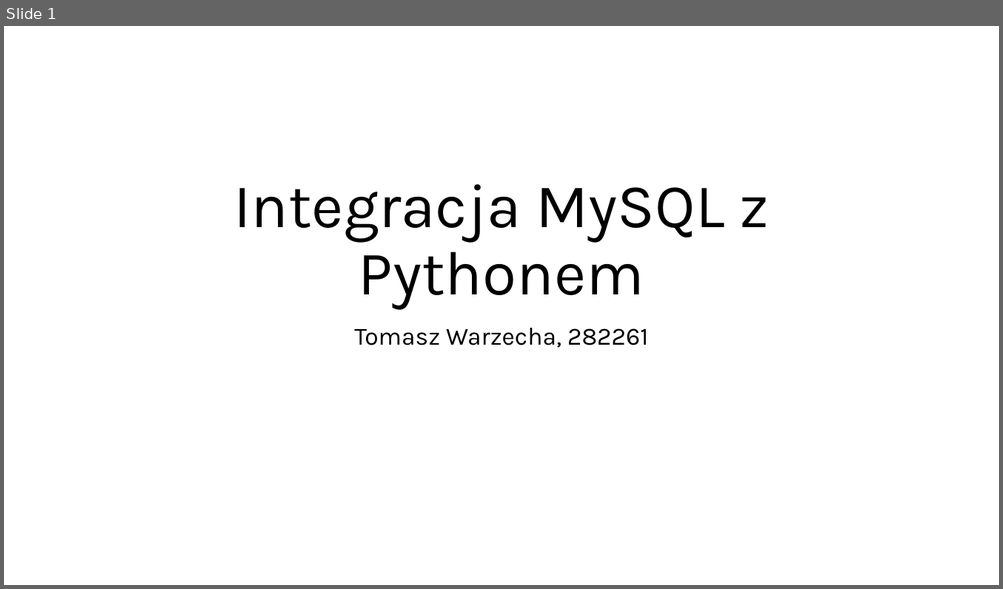
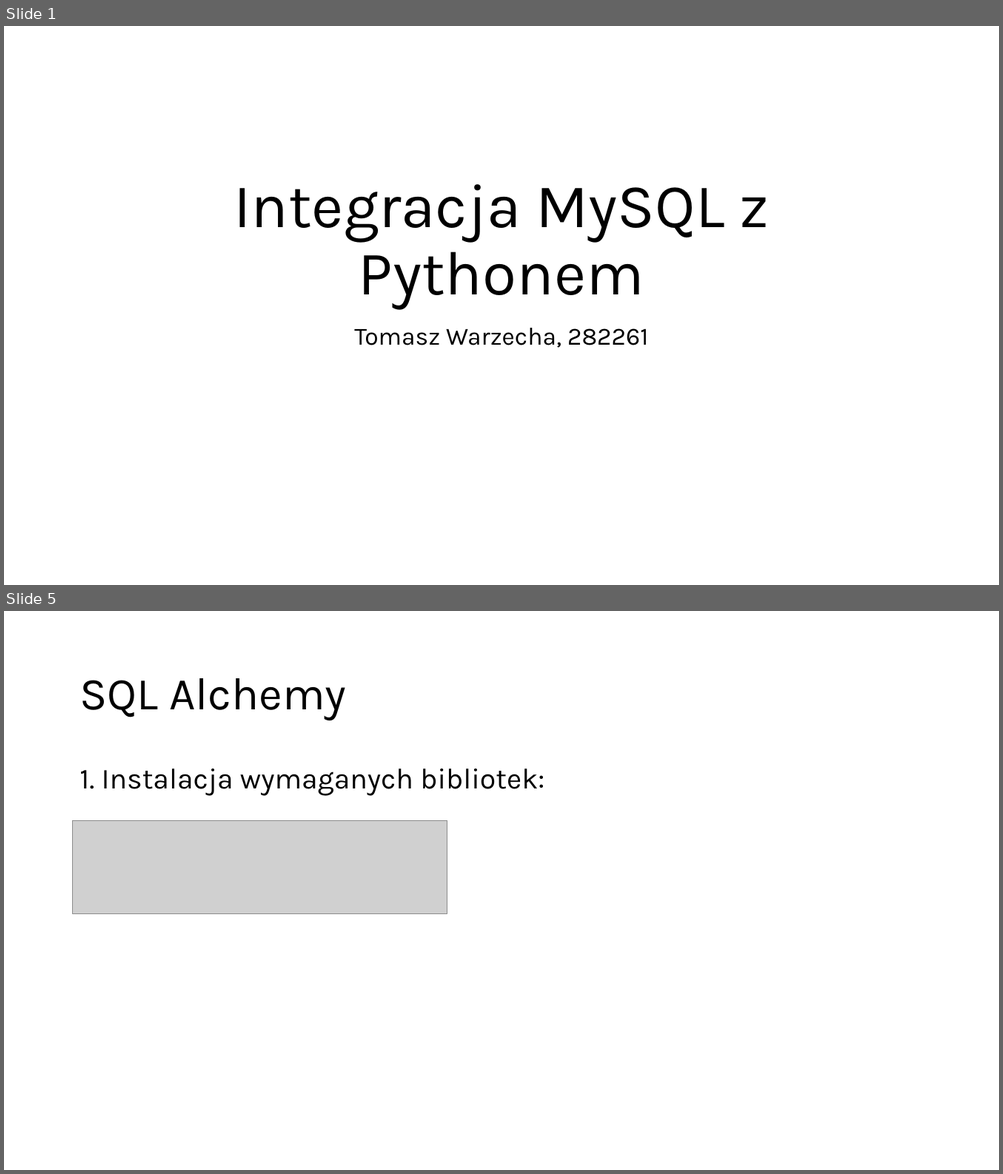
Before and after one commit to Tomusss/prezentacja, a slide deck: Integracja MySQL z Pythonem.pptx. Shown one above the other, each under a label of ours: slide 1 before the commit, slides 1 and 5 after it; the slides between them are not shown. The pictures are 1003x589 and 1003x1174 pixels, drawn with LibreOffice and Linux fonts; fonts in the diff are those of the drawing; grey boxes stand for pictures. Boxes give left, top, right and bottom in pixels: in the first picture for what was removed or moved away, otherwise in the second. Text is boxed around its words. In the diff, an @@ line names an element or a change of style, - is before the commit and + after.

```diff
--- a/Integracja MySQL z Pythonem.pptx
+++ b/Integracja MySQL z Pythonem.pptx
@@ slide 5 added at bbox=[4, 611, 999, 1170], background #FFFFFF @@
@@ title added at bbox=[79, 678, 346, 721], 44 pt, text #000000 @@
+SQL Alchemy
@@ text added at bbox=[79, 769, 544, 796], 28 pt, text #000000 @@
+1. Instalacja wymaganych bibliotek:
@@ picture added at bbox=[73, 820, 447, 914] @@
```
Also in this commit, not shown: 1 slide changed, 4 other slides added, 1 slide removed.
